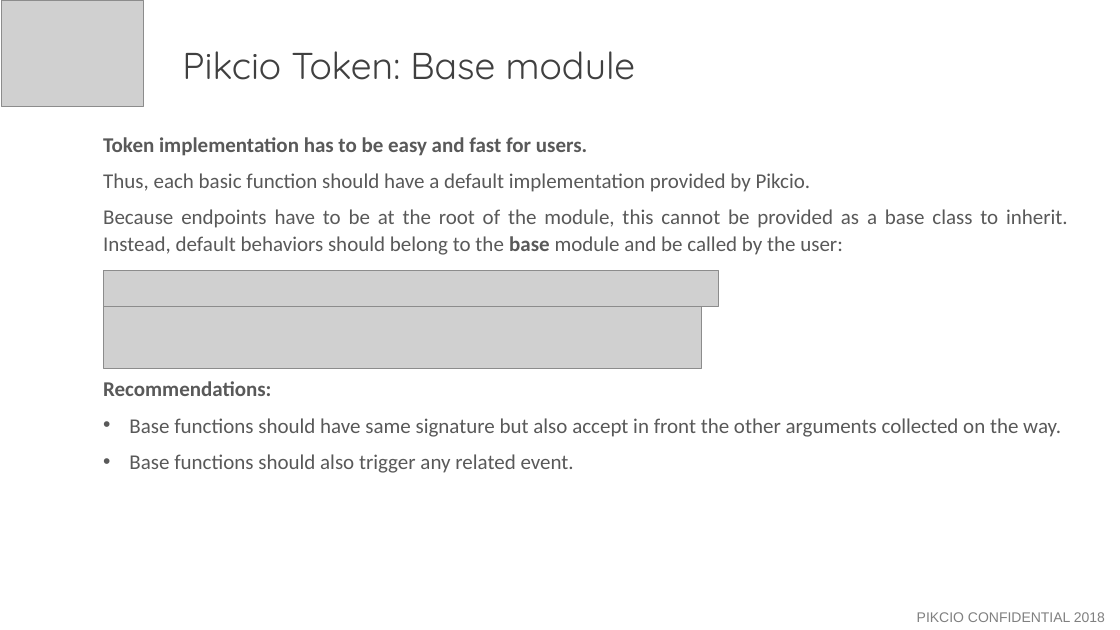
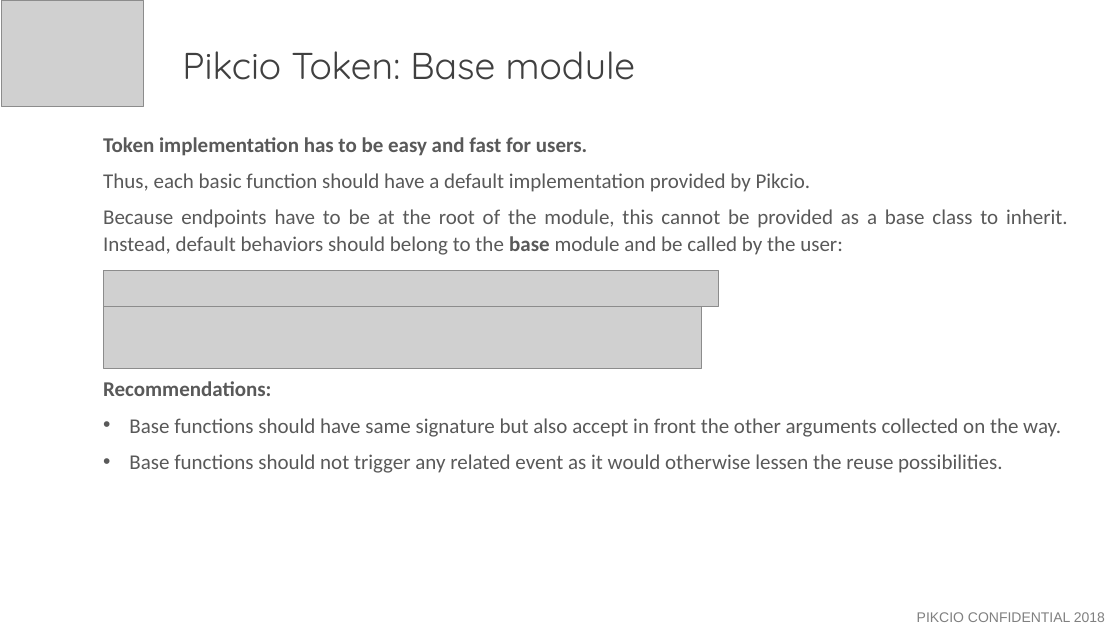
Before and after one commit to thibault-yellowstones/pikcio-tokens, a slide deck: slide 11 of Pikcio_tokens.pptx. Drawn at 1120x630 pixels with LibreOffice and Linux fonts; fonts in the diff are those of the drawing; grey boxes stand for pictures. Boxes give left, top, right and bottom in pixels: in the first picture for what was removed or moved away, otherwise in the second. Text is boxed around its words. In the diff, an @@ line names an element or a change of style, - is before the commit and + after.

```diff
--- a/Pikcio_tokens.pptx
+++ b/Pikcio_tokens.pptx
@@ text at (129, 454, 1002, 473): text changed @@
-• Base functions should also trigger any related event.
+• Base functions should not trigger any related event as it would otherwise lessen the reuse possibilities.
```
Also in this commit, not shown: 2 other slides changed, 2 slides added, 1 other file.
